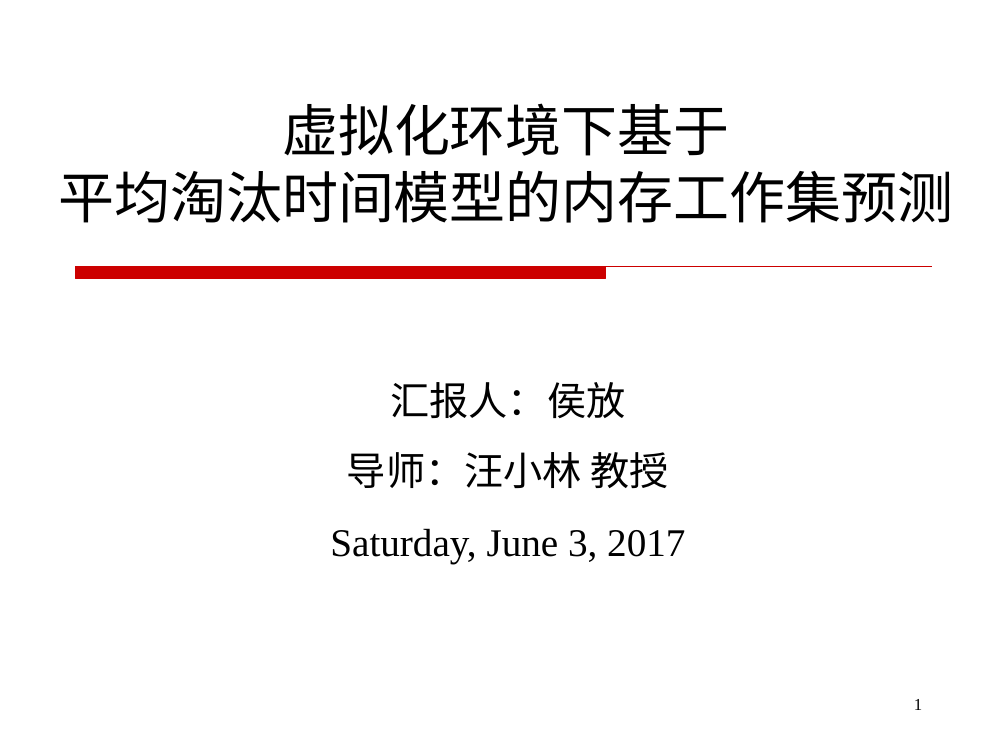
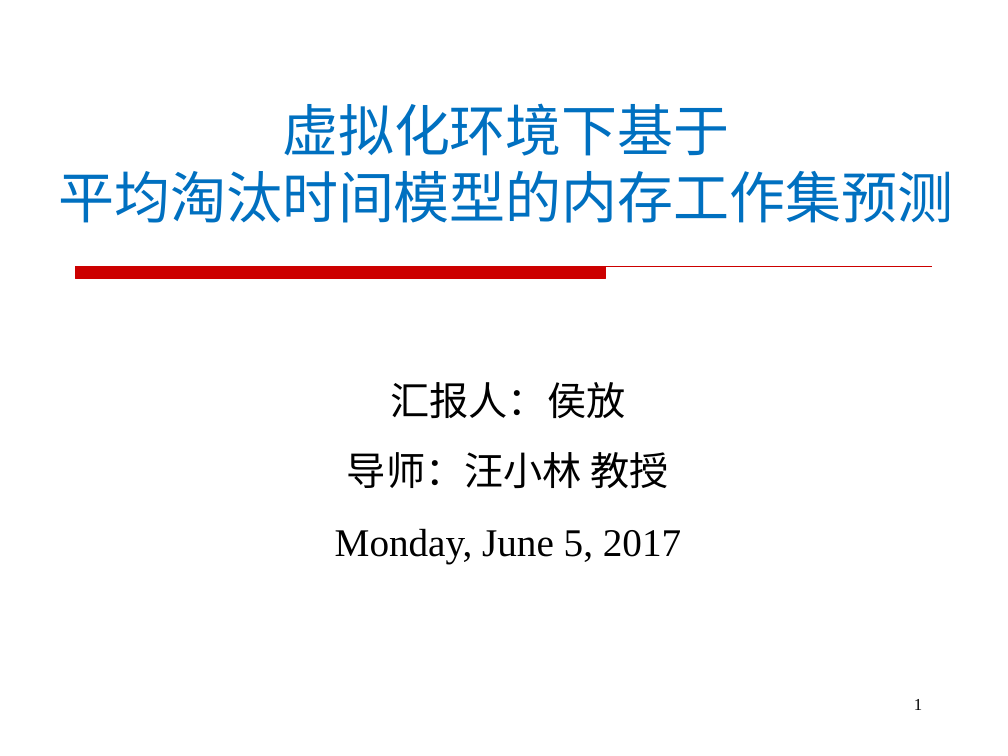
Before and after one commit to JoeHF/aet_data, a slide deck: slide 1 of 答辩/答辩ppt.pptx. Drawn at 1008x756 pixels with LibreOffice and Linux fonts; fonts in the diff are those of the drawing; background and template pictures are left out. Boxes give left, top, right and bottom in pixels: in the first picture for what was removed or moved away, otherwise in the second. Text is boxed around its words. In the diff, an @@ line names an element or a change of style, - is before the commit and + after.

```diff
--- a/答辩/答辩ppt.pptx
+++ b/答辩/答辩ppt.pptx
@@ title "虚拟化环境下基于 平均淘汰时间模型的内存工作集预测" at <box>58,103,953,223</box>: text colour #000000 to #0070C0 @@
@@ subtitle at <box>335,528,681,564</box>: text changed @@
-Saturday, June 3, 2017
+Monday, June 5, 2017
```
Also in this commit, not shown: 1 other slide changed, 2 other files.
